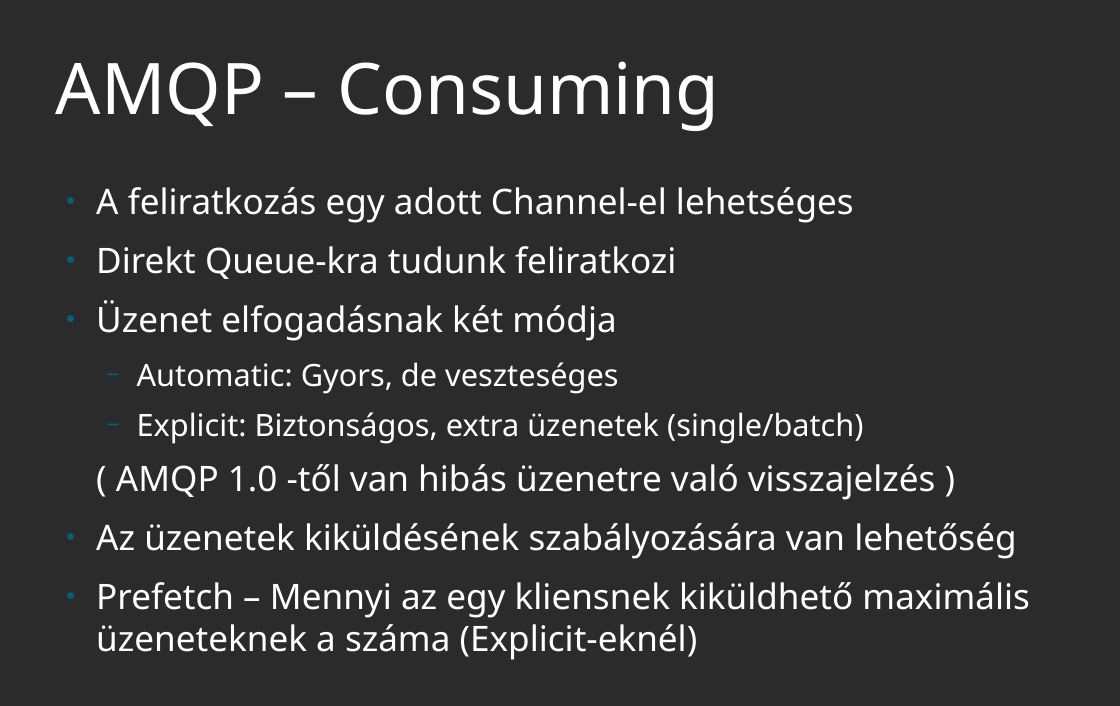
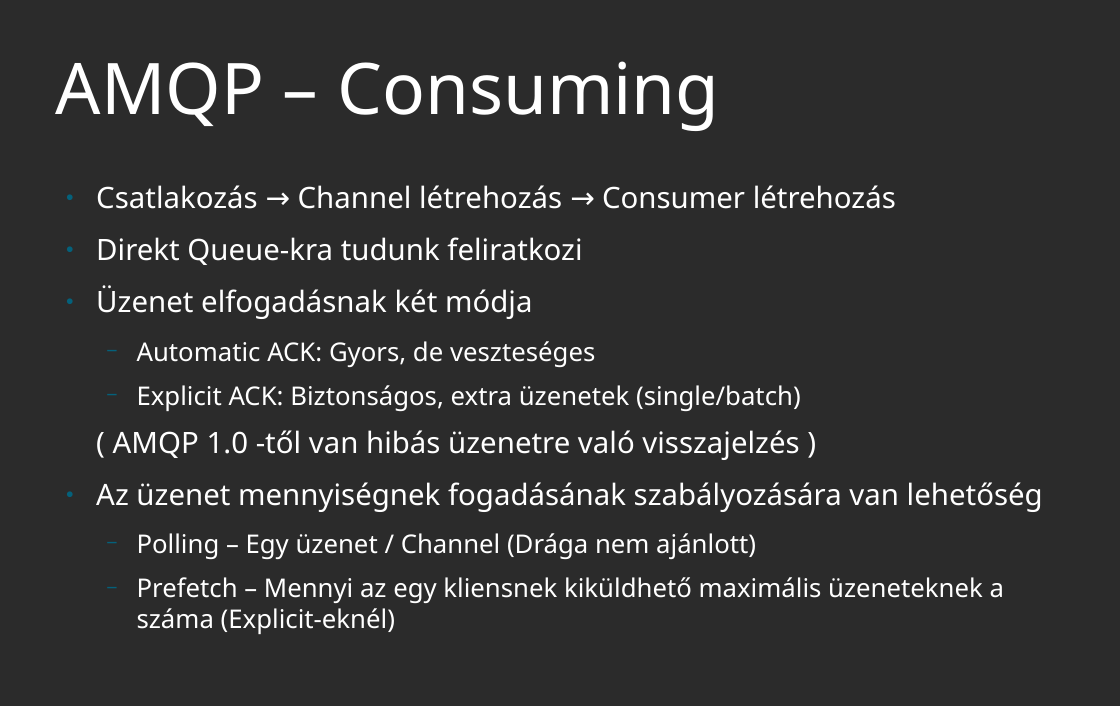
Before and after one commit to Havasjethi/RMQ, a slide deck: slide 10 of AMQP_RabbitMQ.odp (slide 11 before the commit). Drawn at 1120x706 pixels with LibreOffice and Linux fonts; fonts in the diff are those of the drawing; background and template pictures are left out; a plain dark background stands for a picture behind light text. Boxes give left, top, right and bottom in pixels: in the first picture for what was removed or moved away, otherwise in the second. Text is boxed around its words. In the diff, an @@ line names an element or a change of style, - is before the commit and + after.

```diff
--- a/AMQP_RabbitMQ.odp
+++ b/AMQP_RabbitMQ.odp
@@ text at [96, 185, 896, 209]: text changed; size 29.6 to 24.8 pt @@
-● A feliratkozás egy adott Channel-el lehetséges
+● Csatlakozás → Channel létrehozás → Consumer létrehozás
@@ text at [96, 237, 1004, 634]: size 29.6 to 24.8 pt in "Direkt Queue-kra tudunk feliratkozi", "Üzenet elfogadásnak két módja", "( AMQP 1.0 -től van hibás üzenetre ..."; size 29.6 to 21.7 pt in "Prefetch – Mennyi az egy kliensnek kiküldhető ..."; bullet ● to −; list level 1 to 2 in "Prefetch – Mennyi az egy ..." @@
@@ text at [137, 341, 801, 411]: text changed; size 25.9 to 21.7 pt @@
-  − Automatic: Gyors, de veszteséges
-  − Explicit: Biztonságos, extra üzenetek (single/batch)
+  − Automatic ACK: Gyors, de veszteséges
+  − Explicit ACK: Biztonságos, extra üzenetek (single/batch)
@@ text at [96, 482, 1043, 559]: text changed; size 29.6 to 24.8 pt @@
-● Az üzenetek kiküldésének szabályozására van lehetőség
+● Az üzenet mennyiségnek fogadásának szabályozására van lehetőség
+  − Polling – Egy üzenet / Channel (Drága nem ajánlott)
```
Also in this commit, not shown: 9 other slides changed, 1 slide added, 2 slides removed.
